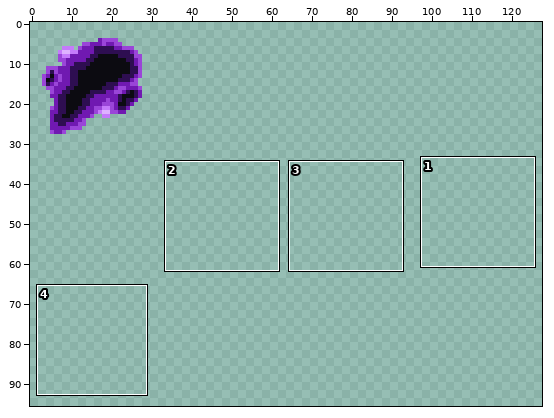
Two states of a sprite sheet, assets/non-animations/mote.png. The picture above shows the old version from afar; the outline marks the close-up.
Close-up. Before:
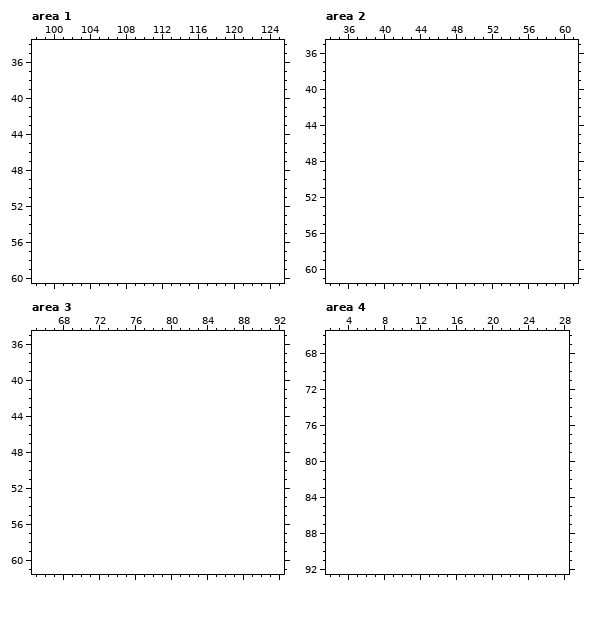
The file is 32x32 pixels. Shown: area 1: x 98..125, y 34..60; area 2: x 34..61, y 35..61; area 3: x 65..92, y 35..61; area 4: x 2..28, y 66..92. The old version is drawn lined up with the new one, on the new canvas. The commit also changed other parts of the picture, which this record leaves out.
Palette (. is transparent): 
New version:
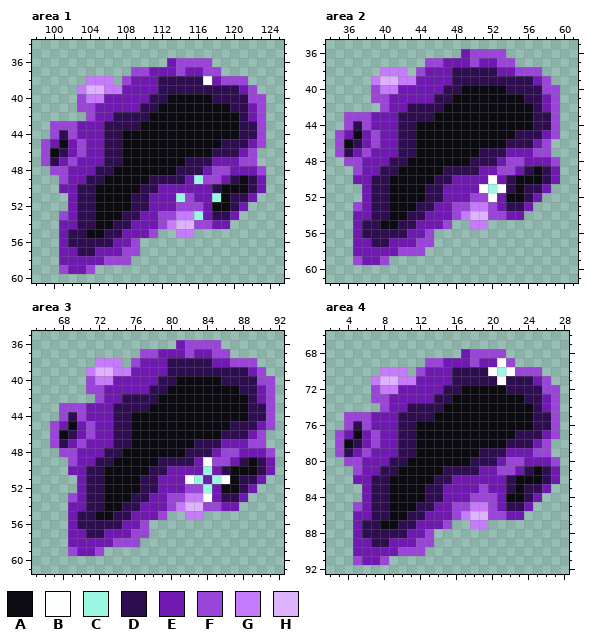
Colours new in this view: A #0c0b11  B #fdffff  C #9bf6e2  D #2e0e51  E #7019b1  F #9a45d8  G #c57bfb  H #deb2ff
From old to new:
canvas 32x32 -> 128x96
Changed rows in their new state; - is an unchanged pixel.
Area 1:
first column x 99:
36 --------------EFFFF------
37 ----------FFEEEFEEFF-----
38 -----GGG-FEEEDDDDDBEFFF--
39 ----GHHGGEEEEDDDDDDDDDEF-
40 ----FGGEEEEEDDAAAAADDDDFF
41 ----FFEEEEEDDAAAAAAAADDEF
42 -----FEEDDDDAAAAAAAAAADEF
43 -FFFEEEDDDDAAAAAAAAAAADDF
44 -FDFEEEDDAAAAAAAAAAAAADDF
45 FEAEFEEDDAAAAAAAAAAADDDEF
46 FADEFEEDDAAAAAAAAAADDDEF-
47 FDEFEEEDDAAAAAAADDDEEEFF-
48 -FFEEEDDAAAAAAADDDEFFEEEF
49 --FEEDDAAAAADDDDECFFEDADE
50 --EEDDAAAAADDEEEEEEDAAADE
51 ---EDDAAAADDEEECFEECADDE-
52 ---EDDAAAADDEEEFFFEAADE--
53 --FEDDAAADDEEFFGGCEDDE---
54 --EEDDAADDEEEFGHHFFEE----
55 --EDDAADDEEEF--GG--------
56 --EDDDDDEEF--------------
57 --EEDDEEEFF--------------
58 --EEEEEFFF---------------
59 --FEEF-------------------
Area 2:
first column x 35:
36 --------------EFFFF------
37 ----------FFEEEFEEFF-----
38 -----GGG-FEEEDDDDDEEFFF--
39 ----GHHGGEEEEDDDDDDDDDEF-
40 ----FGGEEEEEDDAAAAADDDDFF
41 ----FFEEEEEDDAAAAAAAADDEF
42 -----FEEDDDDAAAAAAAAAADEF
43 -FFFEEEDDDDAAAAAAAAAAADDF
44 -FDFEEEDDAAAAAAAAAAAAADDF
45 FEAEFEEDDAAAAAAAAAAADDDEF
46 FADEFEEDDAAAAAAAAAADDDEF-
47 FDEFEEEDDAAAAAAADDDEEEFF-
48 -FFEEEDDAAAAAAADDDEFFEEEF
49 --FEEDDAAAAADDDDEEFFEDADE
50 --EEDDAAAAADDEEEEBEDAAADE
51 ---EDDAAAADDEEEEBCBDADDE-
52 ---EDDAAAADDEEEFFBEAADE--
53 --FEDDAAADDEEFFGGFEDDE---
54 --EEDDAADDEEEFGHHFFEE----
55 --EDDAADDEEEF--GG--------
56 --EDDDDDEEF--------------
57 --EEDDEEEFF--------------
58 --EEEEEFFF---------------
59 --FEEF-------------------
Area 3:
first column x 67:
36 --------------EFFFF------
37 ----------FFEEEFEEFF-----
38 -----GGG-FEEEDDDDDEEFFF--
39 ----GHHGGEEEEDDDDDDDDDEF-
40 ----FGGEEEEEDDAAAAADDDDFF
41 ----FFEEEEEDDAAAAAAAADDEF
42 -----FEEDDDDAAAAAAAAAADEF
43 -FFFEEEDDDDAAAAAAAAAAADDF
44 -FDFEEEDDAAAAAAAAAAAAADDF
45 FEAEFEEDDAAAAAAAAAAADDDEF
46 FADEFEEDDAAAAAAAAAADDDEF-
47 FDEFEEEDDAAAAAAADDDEEEFF-
48 -FFEEEDDAAAAAAADDDEFFEEEF
49 --FEEDDAAAAADDDDEBFFEDADE
50 --EEDDAAAAADDEEEECEDAAADE
51 ---EDDAAAADDEEEBCECBADDE-
52 ---EDDAAAADDEEEFFCEAADE--
53 --FEDDAAADDEEFFGGBEDDE---
54 --EEDDAADDEEEFGHHFFEE----
55 --EDDAADDEEEF--GG--------
56 --EDDDDDEEF--------------
57 --EEDDEEEFF--------------
58 --EEEEEFFF---------------
59 --FEEF-------------------
Area 4:
first column x 3:
68 --------------EFFFF------
69 ----------FFEEEFEEBF-----
70 -----GGG-FEEEDDDDBCBFFF--
71 ----GHHGGEEEEDDDDDBDDDEF-
72 ----FGGEEEEEDDAAAAADDDDFF
73 ----FFEEEEEDDAAAAAAAADDEF
74 -----FEEDDDDAAAAAAAAAADEF
75 -FFFEEEDDDDAAAAAAAAAAADDF
76 -FDFEEEDDAAAAAAAAAAAAADDF
77 FEAEFEEDDAAAAAAAAAAADDDEF
78 FADEFEEDDAAAAAAAAAADDDEF-
79 FDEFEEEDDAAAAAAADDDEEEFF-
80 -FFEEEDDAAAAAAADDDEFFEEEF
81 --FEEDDAAAAADDDDEEFFEDADE
82 --EEDDAAAAADDEEEEEEDAAADE
83 ---EDDAAAADDEEEEFEEDADDE-
84 ---EDDAAAADDEEEFFFEAADE--
85 --FEDDAAADDEEFFGGFEDDE---
86 --EEDDAADDEEEFGHHFFEE----
87 --EDDAADDEEEF--GG--------
88 --EDDDDDEEF--------------
89 --EEDDEEEFF--------------
90 --EEEEEFFF---------------
91 --FEEF-------------------
Pixel boxes of the changes (left, top, right, bottom) in both close-ups:
added: (41, 58, 266, 274)
added: (335, 49, 560, 265)
added: (50, 340, 275, 556)
added: (335, 349, 560, 565)
